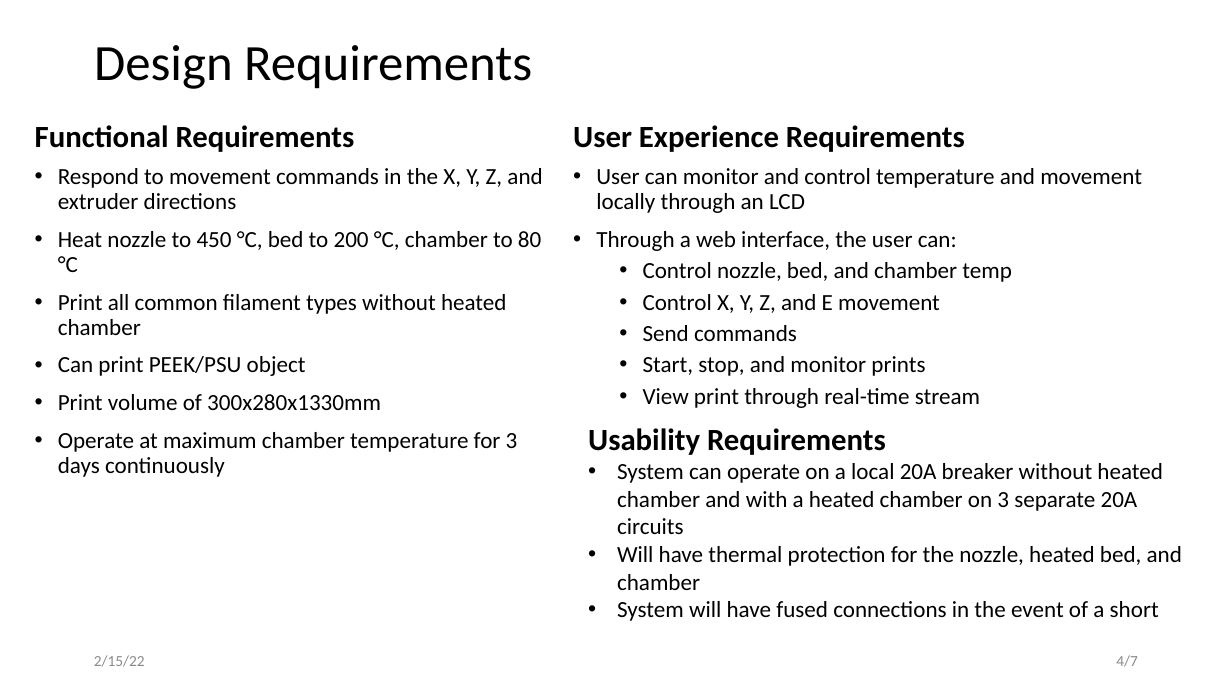
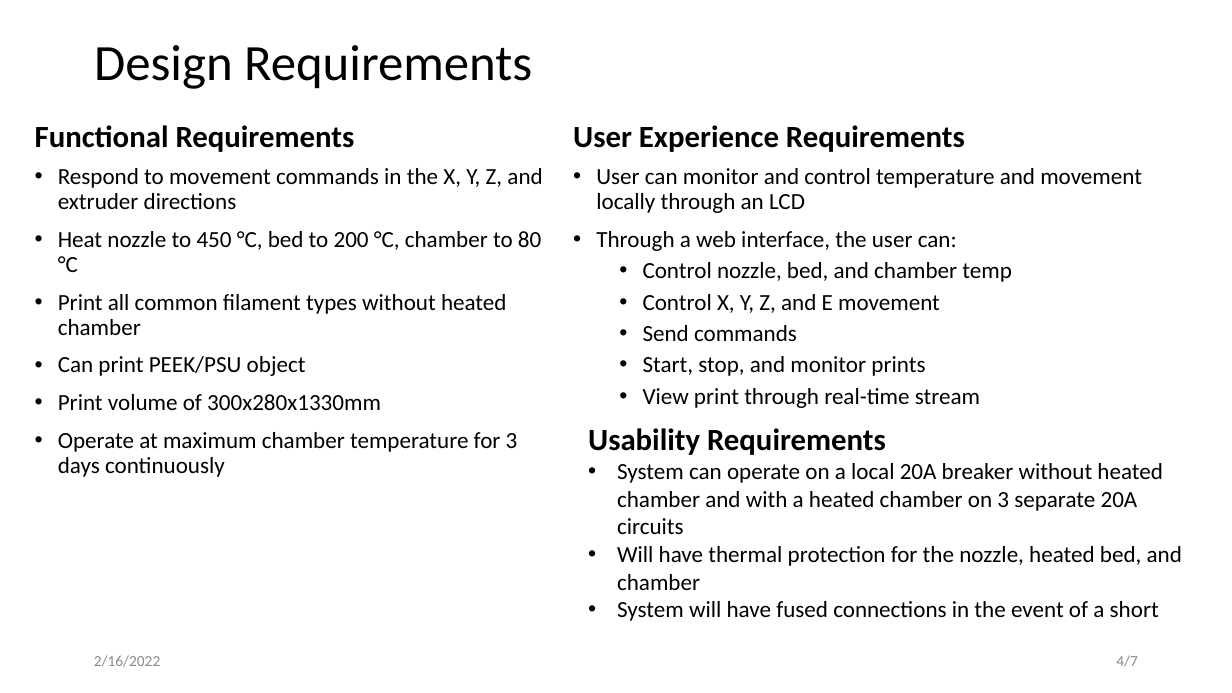
Before and after one commit to jfcbooth/3d_printer, a slide deck: slide 4 of tuesday/preliminary_design_report.pptx. Drawn at 1232x693 pixels with LibreOffice and Linux fonts; fonts in the diff are those of the drawing. Boxes give left, top, right and bottom in pixels: in the first picture for what was removed or moved away, otherwise in the second. Text is boxed around its words. In the diff, an @@ line names an element or a change of style, - is before the commit and + after.

```diff
--- a/tuesday/preliminary_design_report.pptx
+++ b/tuesday/preliminary_design_report.pptx
@@ text at bbox=[94, 655, 160, 667]: text changed @@
-2/15/22
+2/16/2022
```
Also in this commit, not shown: 5 other slides changed, 2 other files.
